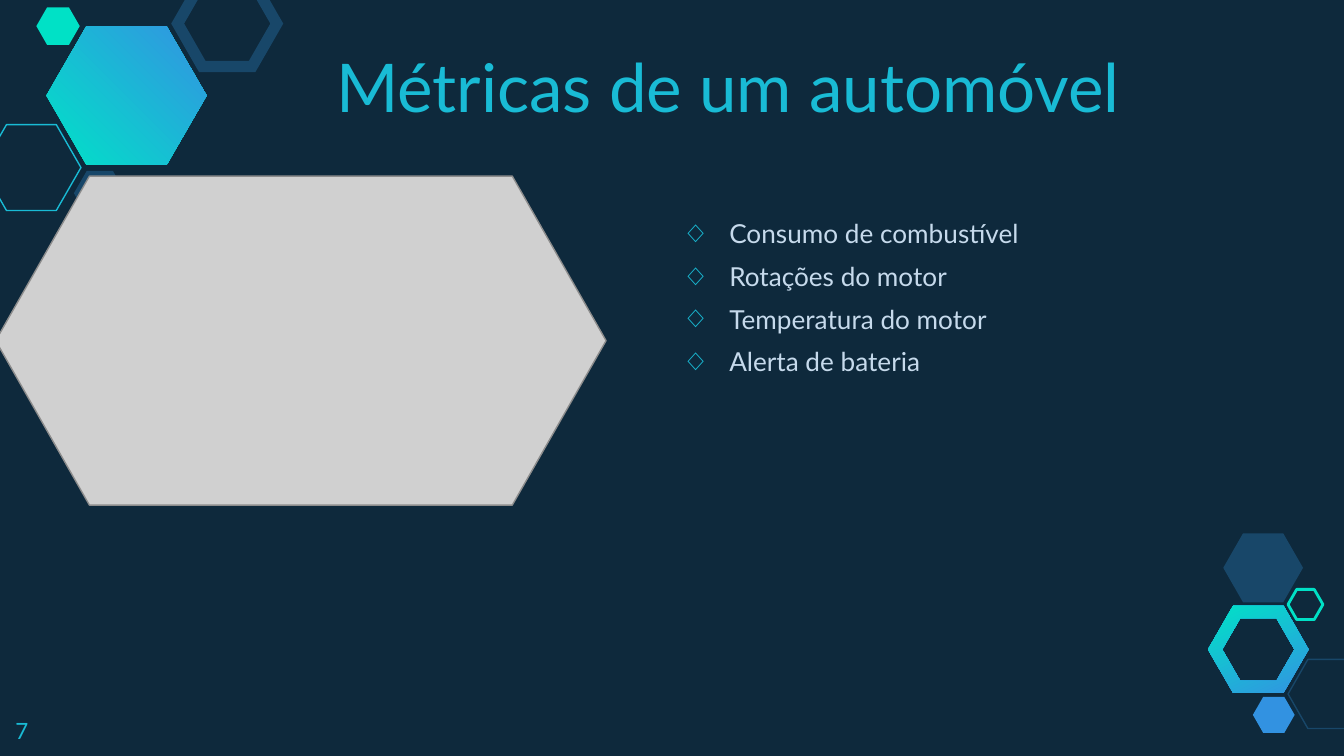
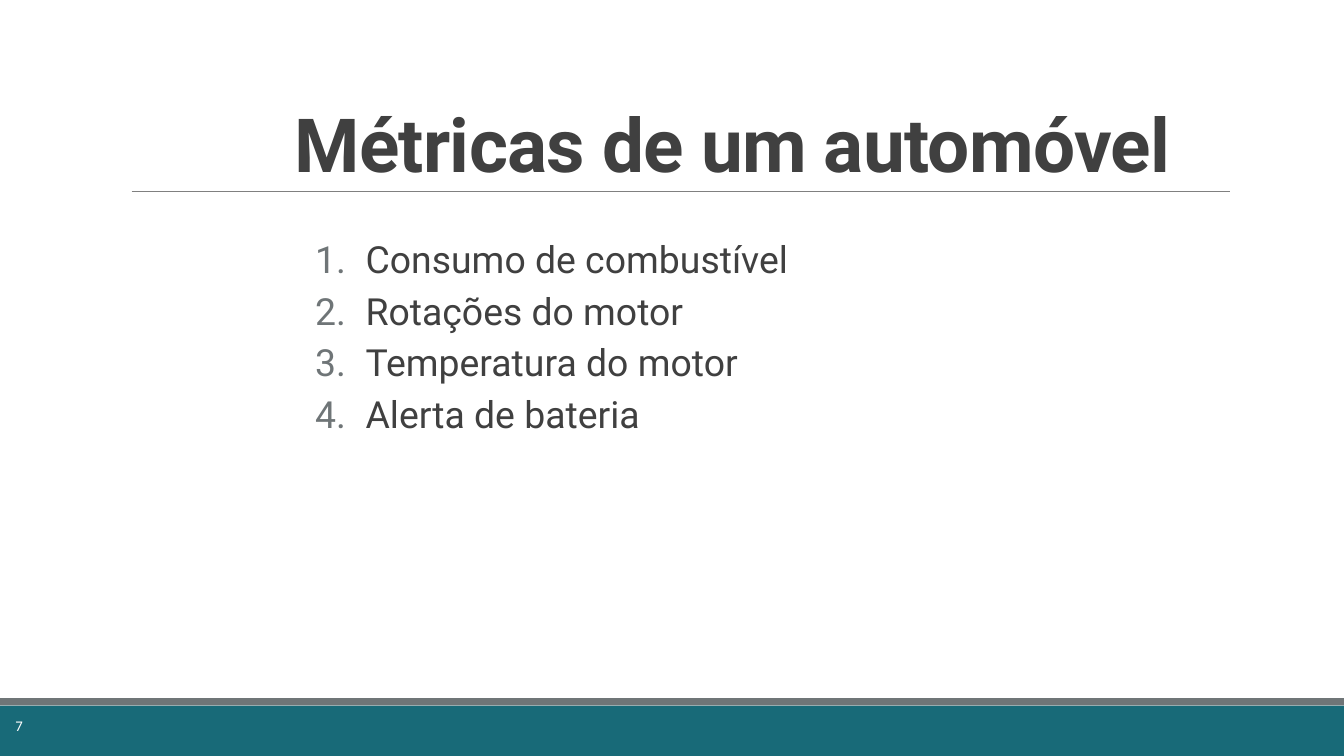
Before and after one commit to fabricioveronez/ImplementandoMetricasHealthcheck, a slide deck: slide 7 of docs/MetricasHealthcheck.pptx. Drawn at 1344x756 pixels with LibreOffice and Linux fonts; fonts in the diff are those of the drawing; grey boxes stand for pictures. Boxes give left, top, right and bottom in pixels: in the first picture for what was removed or moved away, otherwise in the second. Text is boxed around its words. In the diff, an @@ line names an element or a change of style, - is before the commit and + after.

```diff
--- a/docs/MetricasHealthcheck.pptx
+++ b/docs/MetricasHealthcheck.pptx
@@ background #0E293C to #FFFFFF @@
@@ hexagon removed at <box>36,7,79,44</box> @@
@@ freeform shape removed at <box>46,27,206,165</box> @@
@@ hexagon removed at <box>177,0,277,67</box> @@
@@ title "Métricas de um automóvel": place and size @@
-title "Métricas de um automóvel" at <box>336,62,1119,113</box>
+title "Métricas de um automóvel" at <box>295,116,1170,173</box>
@@ title "Métricas de um automóvel" at <box>295,116,1170,173</box>: size 36 to 40 pt, font Lato to Roboto, text colour #19BBD5 to #404040, letter spacing 0 to -0.4 pt, bold on; line spacing 1 to 0.85; vertical alignment top to bottom @@
@@ hexagon removed at <box>0,125,81,211</box> @@
@@ picture removed at <box>0,176,606,505</box> @@
@@ hexagon removed at <box>74,171,126,215</box> @@
@@ line added from (132, 192) to (1230, 192), #808080 0.5 pt @@
@@ text "Consumo de combustível": place and size @@
-text "Consumo de combustível" at <box>729,223,1018,371</box>
+text "Consumo de combustível" at <box>366,245,788,429</box>
@@ text "Consumo de combustível" at <box>366,245,788,429</box>: size 14 to 20 pt, font Lato to Roboto, text colour #C6DAEC to #404040; bullet ◇ to 1.; line spacing 1 to 0.9; bullet colour #19BBD5 to #6F7577 @@
@@ hexagon removed at <box>1223,534,1302,602</box> @@
@@ hexagon removed at <box>1288,590,1322,621</box> @@
@@ freeform shape removed at <box>1208,606,1309,694</box> @@
@@ hexagon removed at <box>1288,660,1344,728</box> @@
@@ rectangle added at <box>0,706,1344,756</box>, fill #186A78 @@
@@ rectangle added at <box>0,699,1344,706</box>, fill #6F7577 @@
@@ page number at <box>15,721,22,731</box>: size 12 to 7.9 pt, font Lato to Calibri, text colour #19BBD5 to #FFFFFF @@
@@ hexagon removed at <box>1253,696,1294,732</box> @@
```
Also in this commit, not shown: 11 other slides changed, 1 slide removed, 5 other files.
